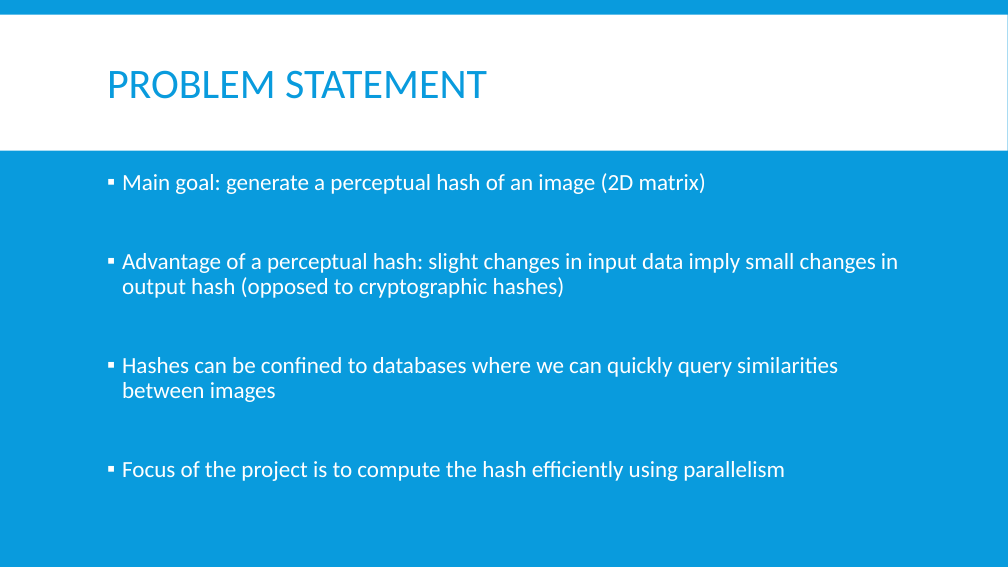
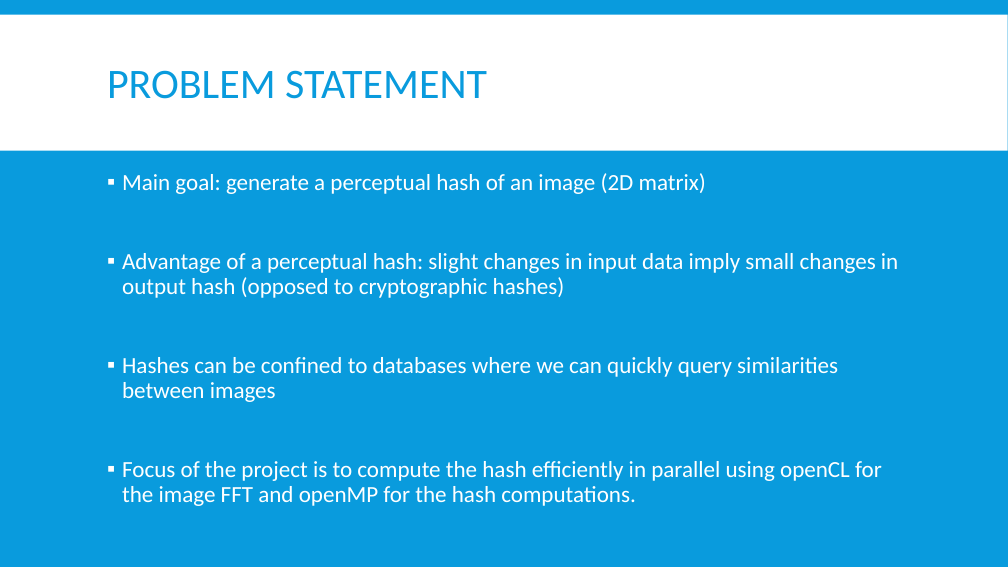
Before and after one commit to euwen/perceptual-image-hash, a slide deck: slide 2 of results/presentation_draft.pptx. Drawn at 1008x567 pixels with LibreOffice and Linux fonts; fonts in the diff are those of the drawing. Boxes give left, top, right and bottom in pixels: in the first picture for what was removed or moved away, otherwise in the second. Text is boxed around its words. In the diff, an @@ line names an element or a change of style, - is before the commit and + after.

```diff
--- a/results/presentation_draft.pptx
+++ b/results/presentation_draft.pptx
@@ text at <box>122,461,882,506</box>: text changed @@
-▪ Focus of the project is to compute the hash efficiently using parallelism
+▪ Focus of the project is to compute the hash efficiently in parallel using openCL for the image FFT and openMP for the hash computations.
```
Also in this commit, not shown: 5 other slides changed.
